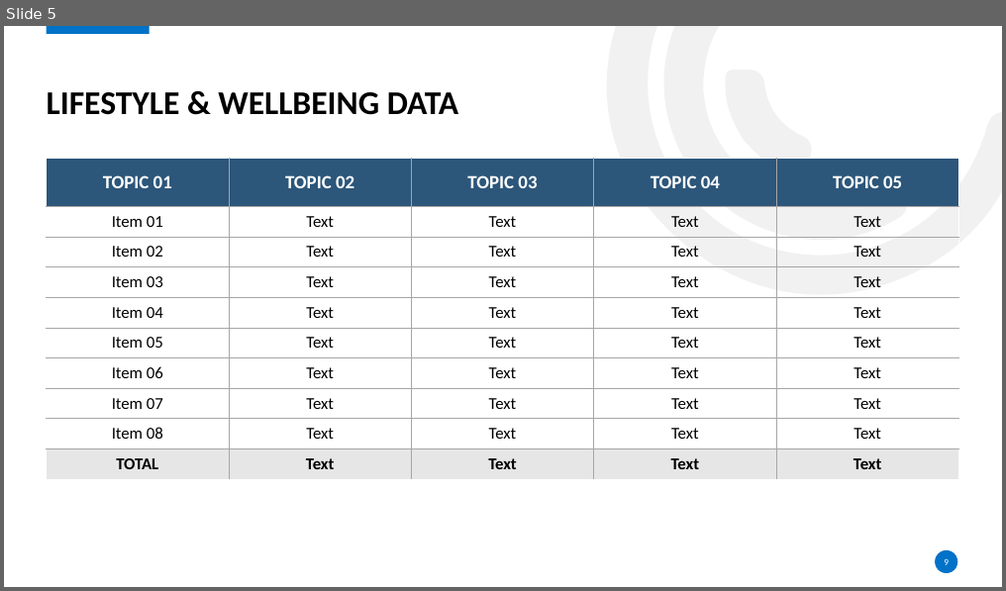
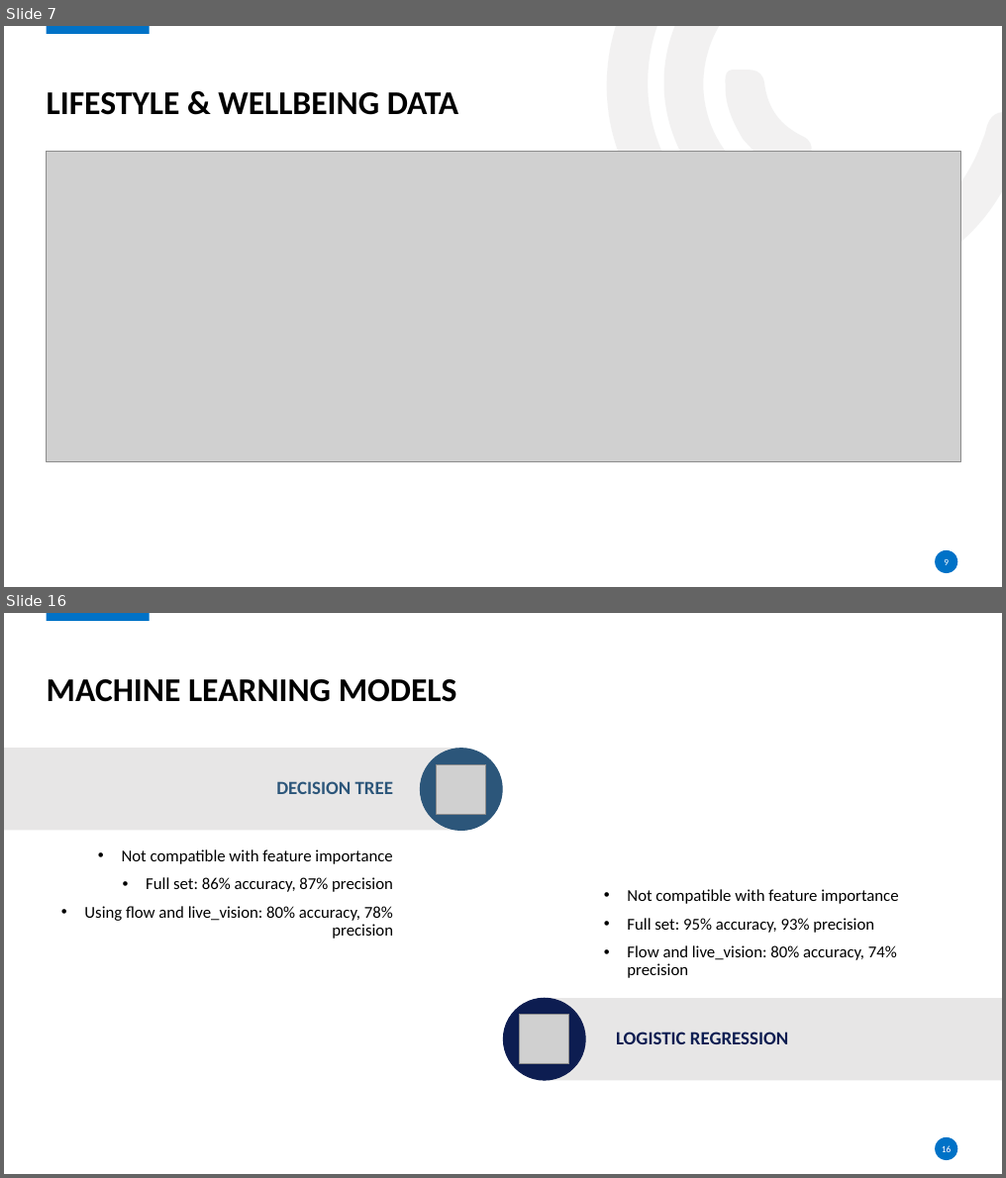
Before and after one commit to crystdang/DABC-final-g5, a slide deck: slide_deck/final-project-presentation.pptx. Shown one above the other, each under a label of ours: slide 5 before the commit, slides 7 and 16 after it; the slides between them are not shown. The pictures are 1006x591 and 1006x1178 pixels, drawn with LibreOffice and Linux fonts; fonts in the diff are those of the drawing; grey boxes stand for pictures; background and template pictures are left out. Boxes give left, top, right and bottom in pixels: in the first picture for what was removed or moved away, otherwise in the second. Text is boxed around its words. In the diff, an @@ line names an element or a change of style, - is before the commit and + after.

```diff
--- a/slide_deck/final-project-presentation.pptx
+++ b/slide_deck/final-project-presentation.pptx
@@ slide 16 added at <box>4,613,1002,1174</box>, background #FFFFFF; not listed: 2 template elements that a slide beside it also shows @@
@@ title added at <box>47,679,457,702</box>, 32 pt, text #000000, bold @@
+MACHINE LEARNING MODELS
@@ rectangle added at <box>4,748,464,830</box>, fill #E7E6E6 @@
@@ ellipse added at <box>420,749,503,831</box>, fill #2C567A, outline #2C567A 1 pt @@
@@ text added at <box>276,781,393,794</box>, 18 pt, text #2C567A, bold @@
+DECISION TREE
@@ picture added at <box>437,764,486,814</box> @@
@@ text added at <box>84,850,393,939</box>, 16 pt, text #000000 @@
+• Not compatible with feature importance
+• Full set: 86% accuracy, 87% precision
+• Using flow and live_vision: 80% accuracy, 78% precision
@@ text added at <box>627,889,898,978</box>, 16 pt, text #000000 @@
+• Not compatible with feature importance
+• Full set: 95% accuracy, 93% precision
+• Flow and live_vision: 80% accuracy, 74% precision
@@ ellipse added at <box>503,998,586,1081</box>, fill #0D1D51, outline #0D1D51 1 pt @@
@@ rectangle added at <box>545,998,1002,1081</box>, fill #E7E6E6 @@
@@ picture added at <box>520,1015,569,1064</box> @@
@@ text added at <box>616,1032,788,1045</box>, 18 pt, text #0D1D51, bold @@
+LOGISTIC REGRESSION
@@ rectangle added at <box>34,1118,132,1162</box>, fill #FFFFFF, outline #FFFFFF 1 pt @@
@@ page number added at <box>942,1146,951,1153</box>, 9 pt, text #FFFFFF @@
+16
@@ what was slide 5 is now slide 7 @@
@@ slide 7 changed as well @@
@@ table removed at <box>46,158,959,479</box>, 10 rows, 5 columns @@
-TOPIC 01 | TOPIC 02 | TOPIC 03 | TOPIC 04 | TOPIC 05
-Item 01 | Text | Text | Text | Text
-Item 02 | Text | Text | Text | Text
-Item 03 | Text | Text | Text | Text
-Item 04 | Text | Text | Text | Text
-Item 05 | Text | Text | Text | Text
-Item 06 | Text | Text | Text | Text
-Item 07 | Text | Text | Text | Text
-Item 08 | Text | Text | Text | Text
-TOTAL | Text | Text | Text | Text
@@ picture added at <box>46,152,960,463</box> @@
```
Also in this commit, not shown: 5 other slides changed, 11 other slides added, 5 slides removed.
